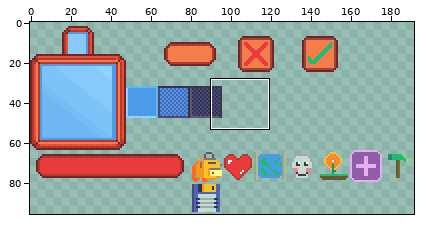
Two states of a sprite sheet, Assets/Artwork/UI/Main/Menus.png. The picture above shows the old version from afar; the outline marks the close-up.
Close-up. Old version:
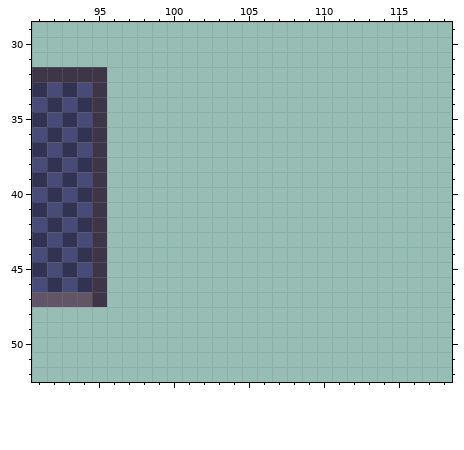
The file is 192x96 pixels. Colours within 5 levels of each other are drawn and written as one. Shown: x 91..118, y 29..52.
And afterwards:
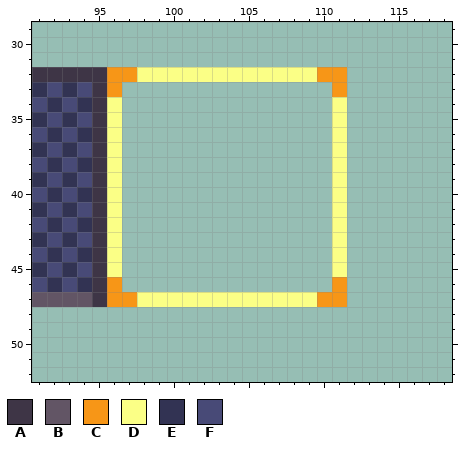
Palette (. is transparent): A #3e3546  B #625565  C #f79617  D #fbff86  E #323353  F #484a77
What changed:
y 32: x 96..111 ................ -> CCDDDDDDDDDDDDCC
y 33: x 96 . -> C; x 111 . -> C
y 34..45: x 96 . -> D; x 111 . -> D
y 46: x 96 . -> C; x 111 . -> C
y 47: x 96..111 ................ -> CCDDDDDDDDDDDDCC
Changed places in both close-ups, as pixel boxes (x1, y1, x2, y2):
added: (107, 67, 347, 307)
